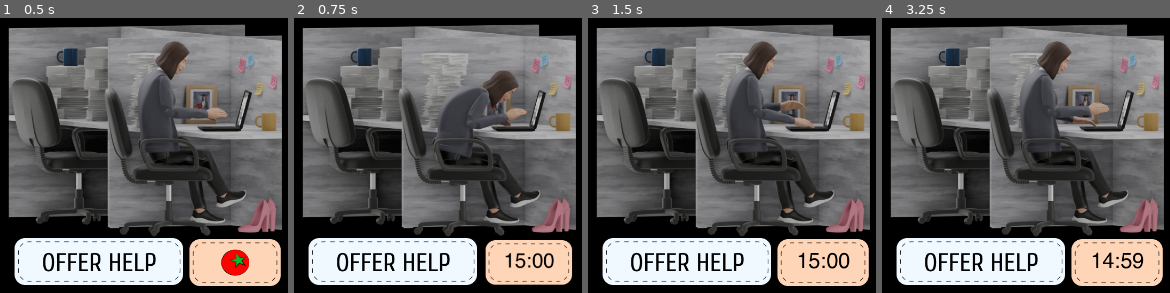
Above: before the commit, frames 1-4 (left to right).
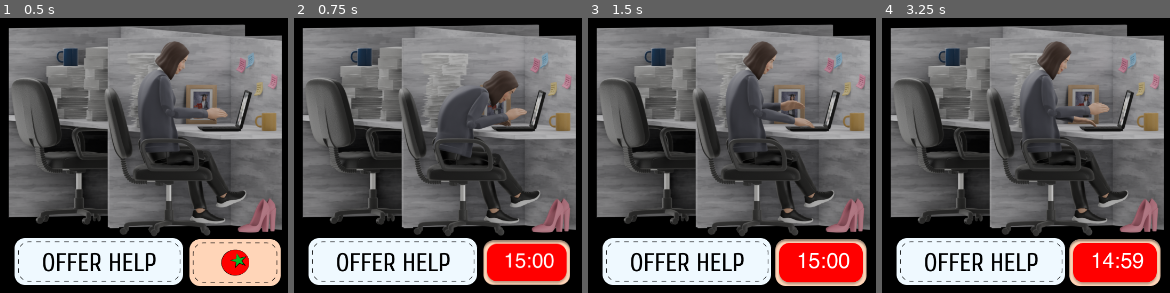
Above: after the commit, the same moments.

Repository: grkovalev/office-game
Game: Godot game, scene res://node.tscn
Two runs of this game, one before a commit and one after it. Both use one fixed random seed, a clock stepped at 60 frames per second and the inputs below.
Inputs (mouse positions are in pixels of both pictures, inside the frame that each line leads up to):
- Up to frame 1 (0.5 s): no input
- Up to frame 2 (0.75 s): click (530, 265) at 0.5 s
- Up to frame 3 (1.5 s): click "15:00" at 1.25 s
- Up to frame 4 (3.25 s): click "15:00" at 2 s; click (1118, 265) at 2.75 s

Frame 1 is identical in both runs. In frame 2, 4.7% of the frame differs, in the area x 65-97%, y 80-98%; in frame 3, 5.1%, in the area x 64-98%, y 80-98%; in frame 4, 5.1%.

Commit message:
changed button texture for pomodorro

Diff:
--- a/node.tscn
+++ b/node.tscn
@@ -130,7 +130,7 @@
 offset_top = 23.0
 offset_right = 176.0
 offset_bottom = 64.0
-theme_override_colors/font_color = Color(0, 0, 0, 1)
+theme_override_colors/font_color = Color(1, 1, 1, 1)
 theme_override_fonts/font = ExtResource("25_3xwg0")
 theme_override_font_sizes/font_size = 40
 horizontal_alignment = 1
Binary file changed: button_pomodorrotimer.png
